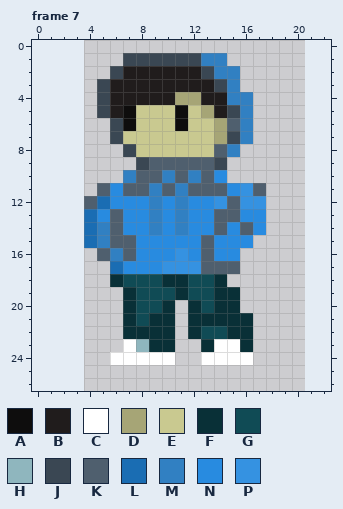
A animated GIF sprite gets an edit: src/assets/Me.gif. The picture above was drawn from the file before the commit.
The file is 238x378 pixels, drawn in blocks of 14x14; one block is one cell here. Colours within 5 levels of each other are drawn and written as one. Shown: frame 7. The old version is drawn lined up with the new one, on the new canvas. The commit also changed other frames, which this record leaves out.
Palette (. is transparent): A #0e0d0d  B #201c1c  C #ffffff  D #a6a576  E #c9c990  F #093037  G #104b55  H #8fb6be  J #3a4753  K #4f5f6e  L #1a6db3  M #3180c2  N #288be0  P #3592e1
Pixels before, frame 7, first column x 4:
 1 ...JJJJJJMM...
 2 ..JBBBBBBJMM..
 3 .JBBBBBBBBJM..
 4 .JBBBBBDDBBMM.
 5 .JBAEEEAEDBJM.
 6 ..JAEEEAEEDKM.
 7 ..JEEEEEEEDJM.
 8 ...JEEEEEEKM..
 9 ....JKKKKKJ...
10 ...MKKMKMKN...
11 .KNKKMKMKKKNPK
12 KLNNNMNMNNPKPP
13 LNKNNMNMNNKKNN
14 LMKNNMNMNNKNKN
15 LMKKNNNNNKNNN.
16 .KMKNNNPNKNN..
17 ..LNNNPPPKKK..
18 ..FGGGFFGGF...
19 ...FGGGFGGFF..
20 ...FGGF.FGFF..
21 ...FGFF.FFFFF.
22 ...FFFF.FGGFF.
23 ...CHFF..FCCF.
24 ..CCCCC..CCCC.
After:
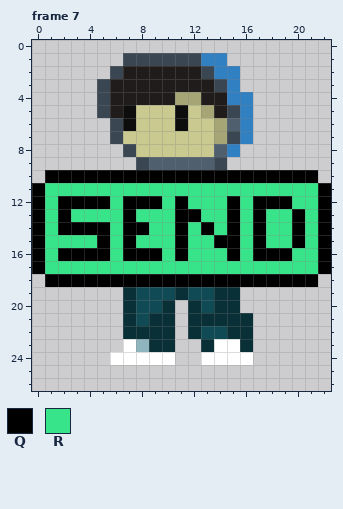
Colours new in this view: Q #000000  R #38e489
From old to new:
canvas 17x27 -> 23x27, the old top-left corner now at 4,0
Changed rows in their new state; - is an unchanged pixel.
Frame 7:
first column x 0:
10 -QQQQQQQQQQQQQQQQQQQQQ-
11 QRRRRRRRRRRRRRRRRRRRRRQ
12 QRQQQQRQQQRQRRRQRQQQRRQ
13 QRQRRRRQRRRQQRRQRQRRQRQ
14 QRQQQQRQQRRQRQRQRQRRQRQ
15 QRRRRQRQRRRQRRQQRQRRQRQ
16 QRQQQQRQQQRQRRRQRQQQRRQ
17 QRRRRRRRRRRRRRRRRRRRRRQ
18 -QQQQQQQQQQQQQQQQQQQQQ-
Where, in picture pixels (left, top, right, bottom), the same in both pictures:
changed: (32, 170, 331, 287)
